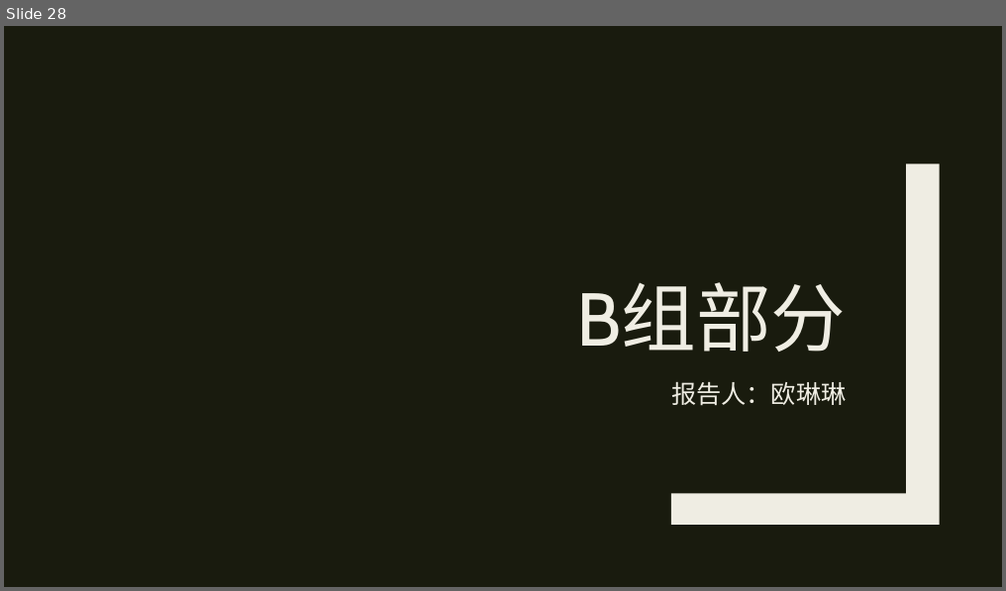
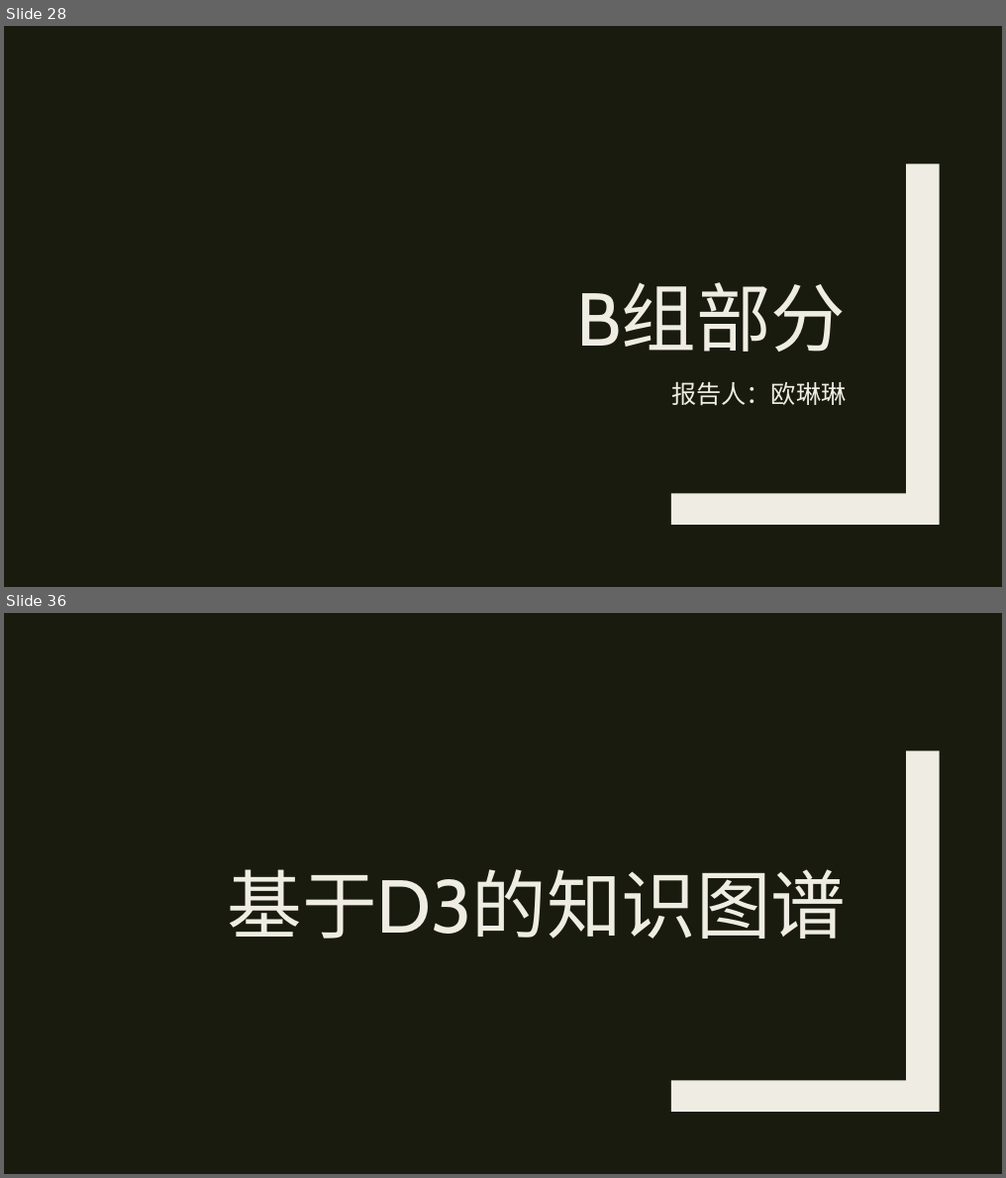
Before and after one commit to MU001999/maaath, a slide deck: docs/数据结构报告.pptx. Shown one above the other, each under a label of ours: slide 28 before the commit, slides 28 and 36 after it; the slides between them are not shown. The pictures are 1006x591 and 1006x1178 pixels, drawn with LibreOffice and Linux fonts; fonts in the diff are those of the drawing. Boxes give left, top, right and bottom in pixels: in the first picture for what was removed or moved away, otherwise in the second. Text is boxed around its words. In the diff, an @@ line names an element or a change of style, - is before the commit and + after.

```diff
--- a/docs/数据结构报告.pptx
+++ b/docs/数据结构报告.pptx
@@ slide 36 added at [4,613,1002,1174], background #191B0E; not listed: 1 template element that a slide beside it also shows @@
@@ title added at [228,869,846,939], 72 pt, text #EFEDE3 @@
+基于D3的知识图谱
```
Also in this commit, not shown: 24 other slides added, 3 other files.
